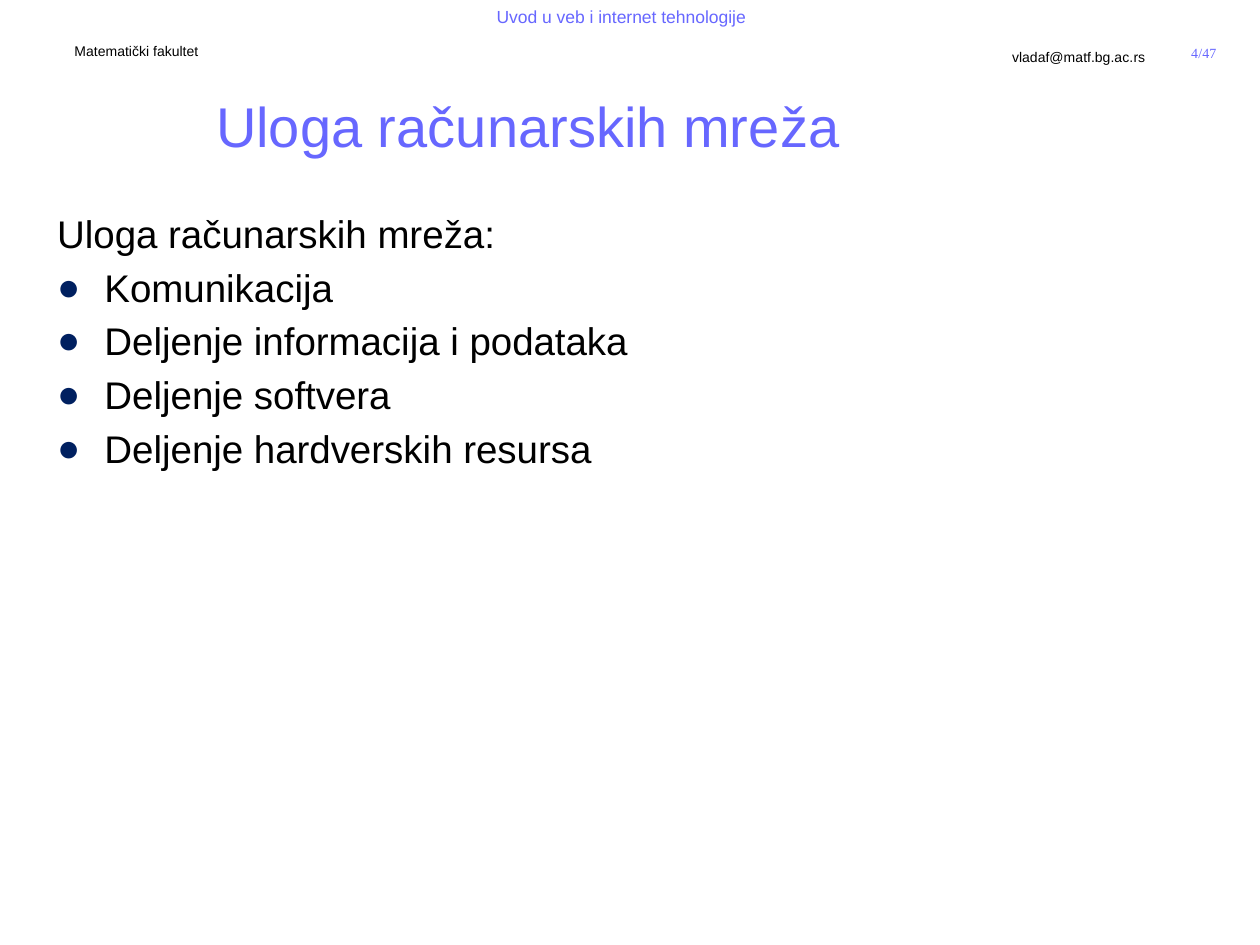
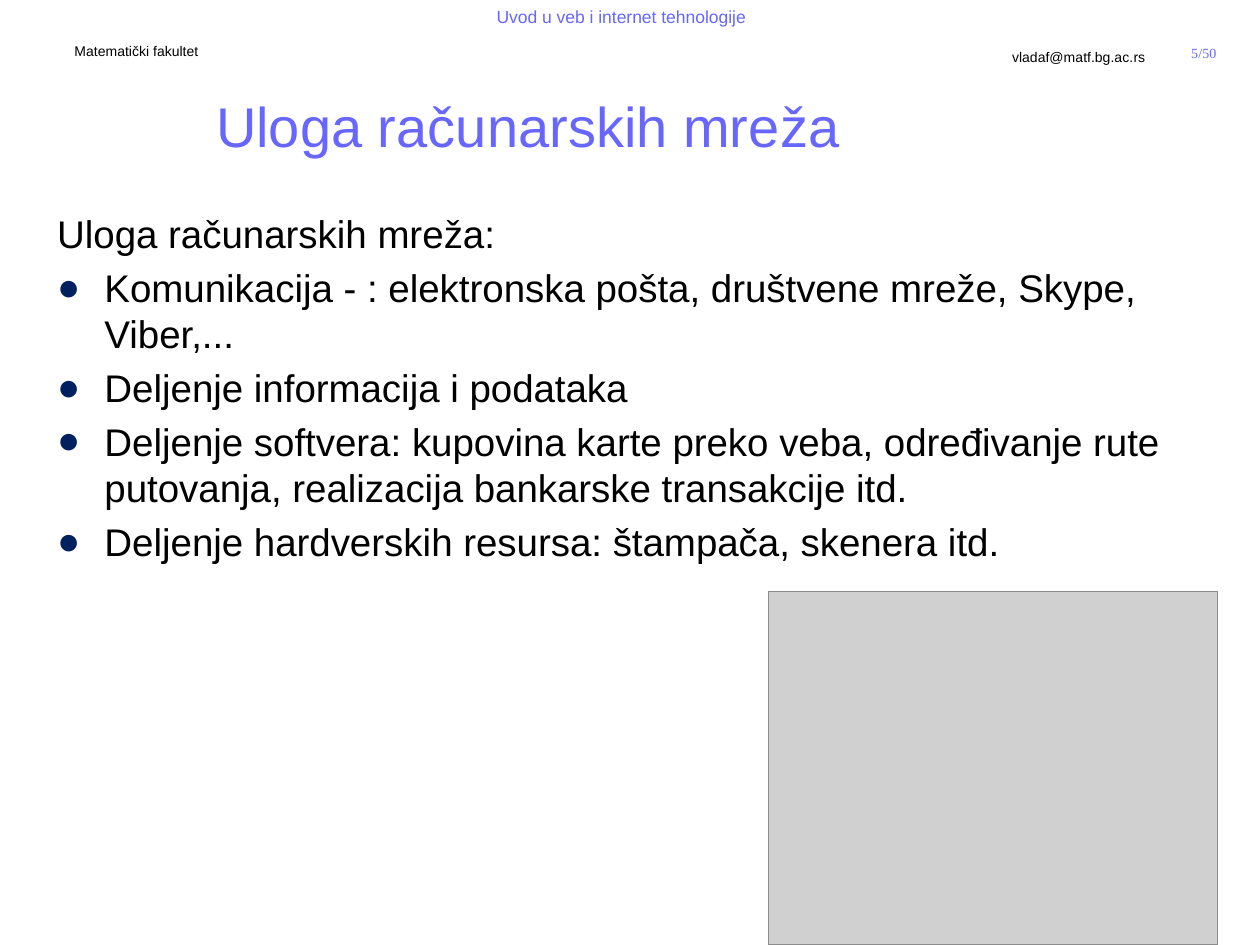
Before and after one commit to MatfUVIT/info, a slide deck: slide 5 of predavanja/prezentacije/UVIT01-01-Uvod u racunarske mreze.pptx (slide 4 before the commit). Drawn at 1260x945 pixels with LibreOffice and Linux fonts; fonts in the diff are those of the drawing; grey boxes stand for pictures; background and template pictures are left out. Boxes give left, top, right and bottom in pixels: in the first picture for what was removed or moved away, otherwise in the second. Text is boxed around its words. In the diff, an @@ line names an element or a change of style, - is before the commit and + after.

```diff
--- a/predavanja/prezentacije/UVIT01-01-Uvod u racunarske mreze.pptx
+++ b/predavanja/prezentacije/UVIT01-01-Uvod u racunarske mreze.pptx
@@ page number at (1191, 48, 1216, 58): text changed @@
-4/47
+5/50
@@ text at (104, 274, 1135, 353): text changed @@
-● Komunikacija
+● Komunikacija - : elektronska pošta, društvene mreže, Skype, Viber,...
@@ text at (104, 428, 1159, 563): text changed @@
-● Deljenje softvera
-● Deljenje hardverskih resursa
+● Deljenje softvera: kupovina karte preko veba, određivanje rute putovanja, realizacija bankarske transakcije itd.
+● Deljenje hardverskih resursa: štampača, skenera itd.
@@ picture added at (769, 591, 1218, 945) @@
```
Also in this commit, not shown: 26 other slides changed, 7 slides added, 1 slide removed, 4 other files.
